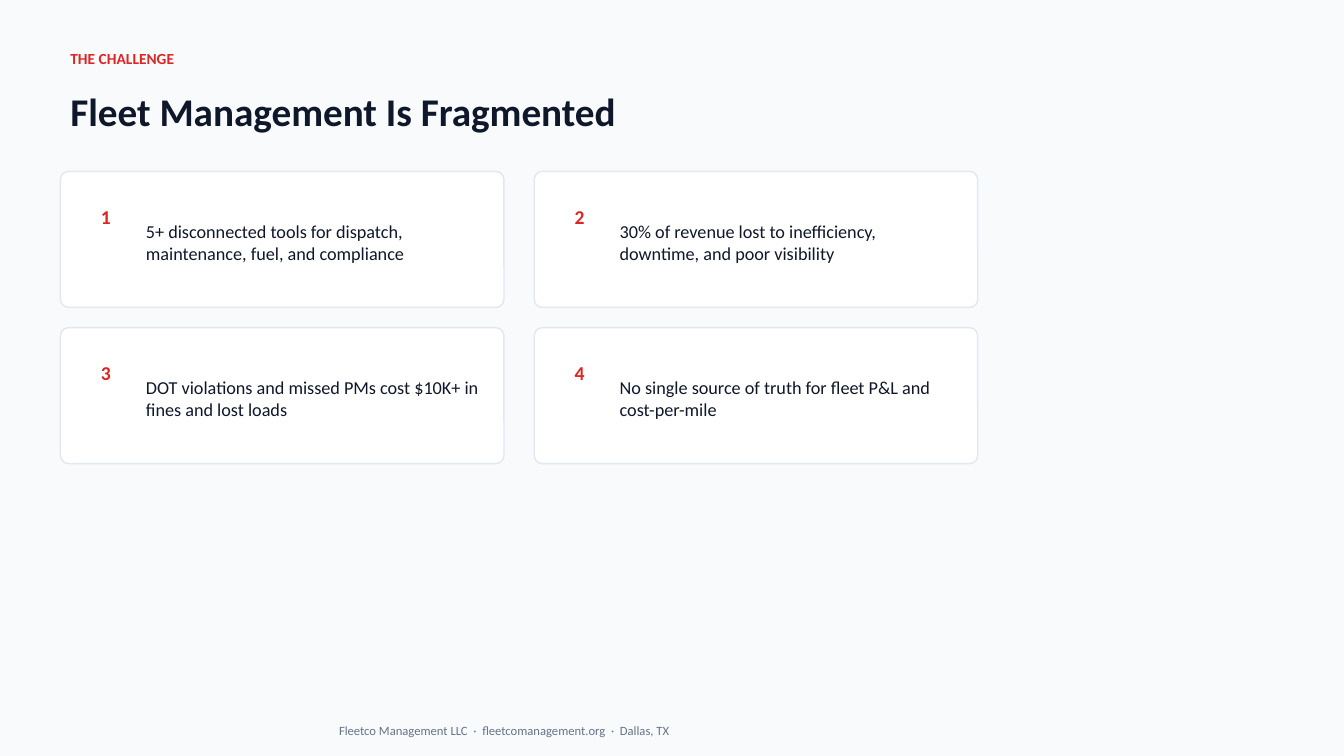
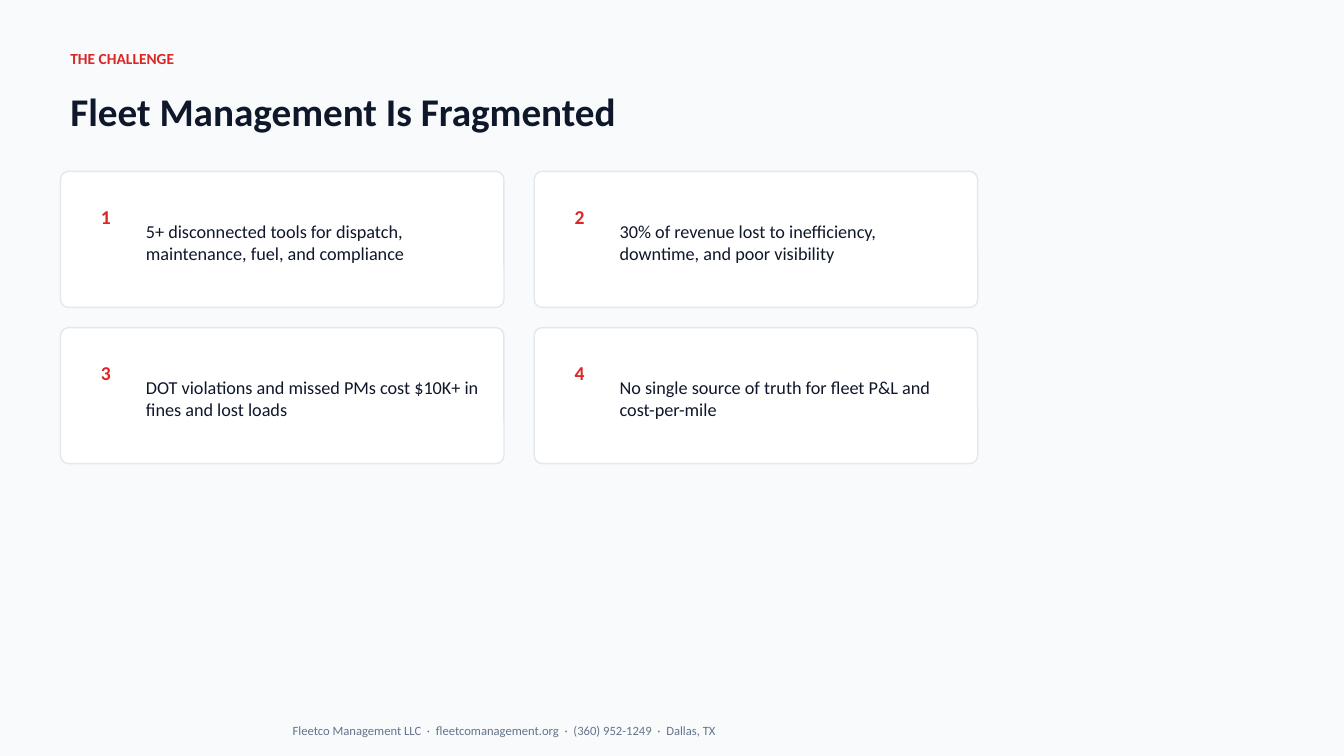
Before and after one commit to slackjarell-tech/fleetco-management, a slide deck: slide 2 of marketing/FleetCo-Client-Presentation.pptx. Drawn at 1344x756 pixels with LibreOffice and Linux fonts; fonts in the diff are those of the drawing. Boxes give left, top, right and bottom in pixels: in the first picture for what was removed or moved away, otherwise in the second. Text is boxed around its words. In the diff, an @@ line names an element or a change of style, - is before the commit and + after.

Commit message:
Update marketing deck and site with real FleetCo branding.
Use (360) 952-1249, live pricing ($299/$599/$999), and leadership names across PowerPoint, site config, and contact page.

```diff
--- a/marketing/FleetCo-Client-Presentation.pptx
+++ b/marketing/FleetCo-Client-Presentation.pptx
@@ text at (293, 726, 716, 737): text changed @@
-Fleetco Management LLC · fleetcomanagement.org · Dallas, TX
+Fleetco Management LLC · fleetcomanagement.org · (360) 952-1249 · Dallas, TX
```
Also in this commit, not shown: 6 other slides changed, 1 slide added, 1 slide removed, 6 other files.
